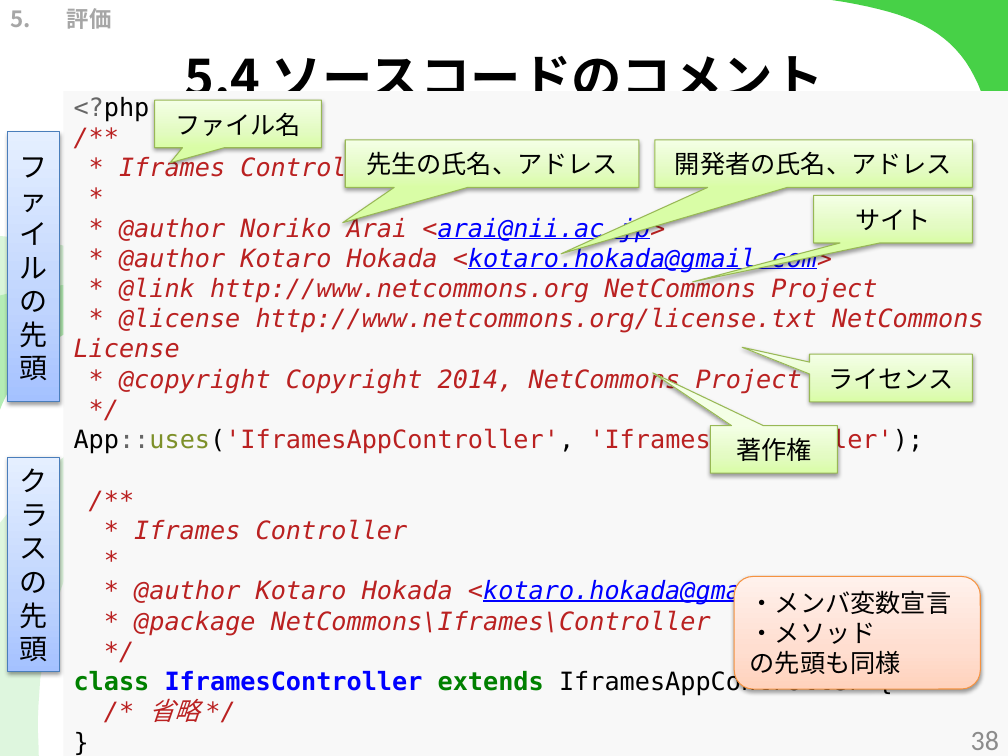
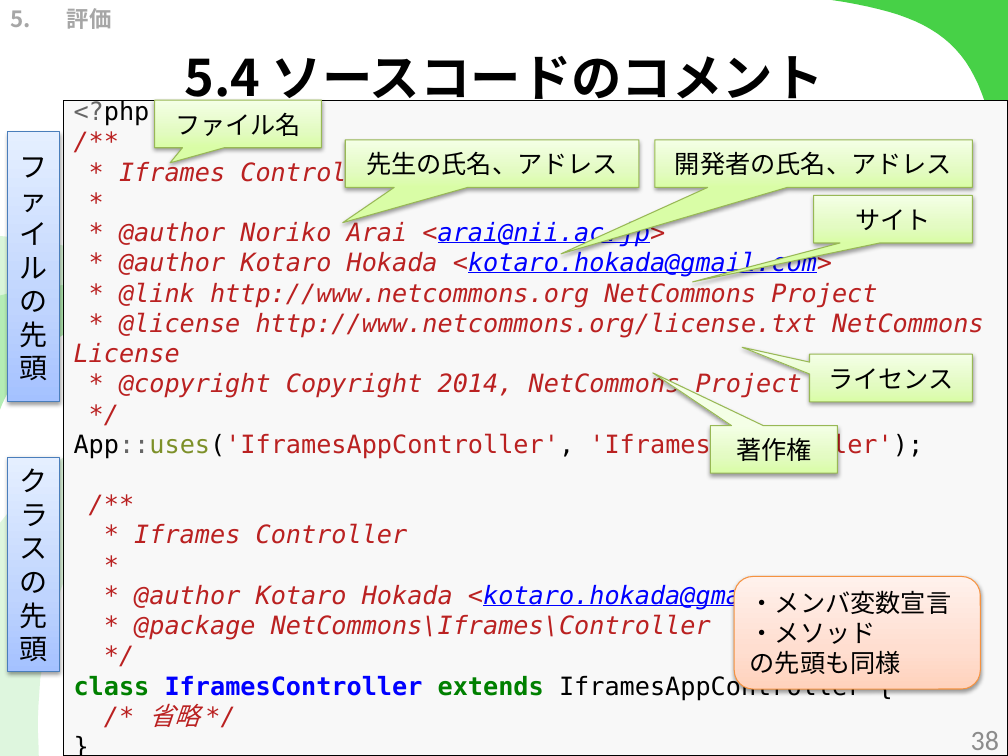
Before and after one commit to kotaro0717/Report-Management, a slide deck: slide 38 of 1.中間報告/3.発表資料/report_hokada.pptx. Drawn at 1008x756 pixels with LibreOffice and Linux fonts; fonts in the diff are those of the drawing. Boxes give left, top, right and bottom in pixels: in the first picture for what was removed or moved away, otherwise in the second. Text is boxed around its words. In the diff, an @@ line names an element or a change of style, - is before the commit and + after.

Commit message:
パワポ微修正

```diff
--- a/1.中間報告/3.発表資料/report_hokada.pptx
+++ b/1.中間報告/3.発表資料/report_hokada.pptx
@@ rectangle "<?php": place and size @@
-rectangle "<?php" at box(64, 91, 1008, 756)
+rectangle "<?php" at box(64, 100, 1008, 756)
@@ rectangle "<?php" at box(64, 100, 1008, 756): outline none to #000000 0.75 pt @@
```
